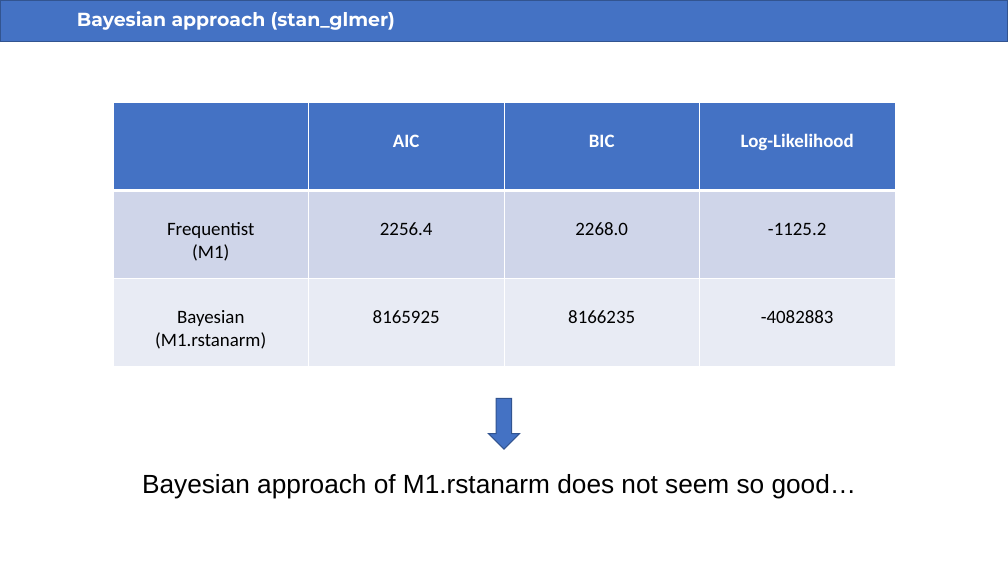
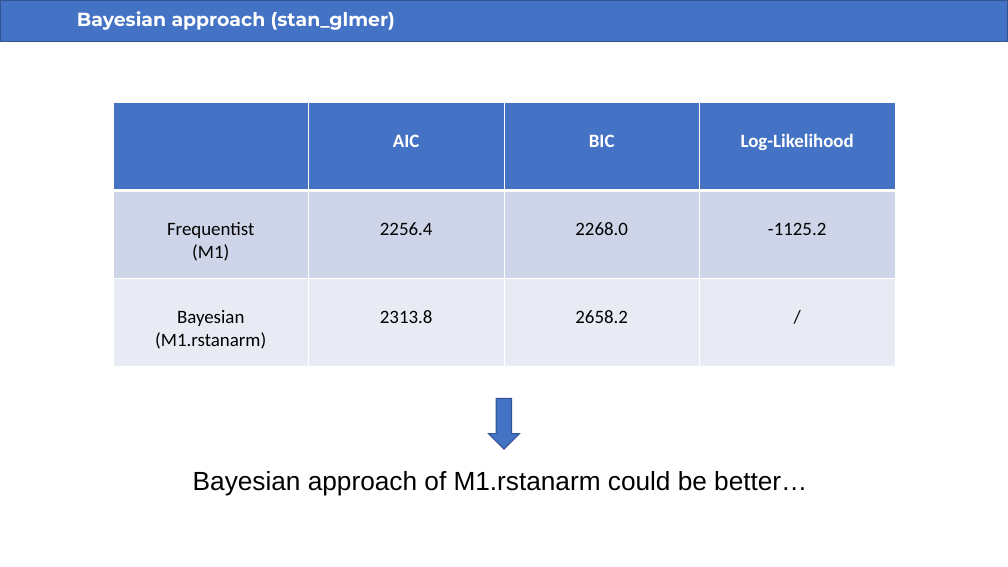
Before and after one commit to saraserafino/UVB-exposure-on-melanoma-mortality, a slide deck: slide 16 of UVB-exposure-on-melanoma-mortality.pptx. Drawn at 1008x567 pixels with LibreOffice and Linux fonts; fonts in the diff are those of the drawing. Boxes give left, top, right and bottom in pixels: in the first picture for what was removed or moved away, otherwise in the second. Text is boxed around its words. In the diff, an @@ line names an element or a change of style, - is before the commit and + after.

```diff
--- a/UVB-exposure-on-melanoma-mortality.pptx
+++ b/UVB-exposure-on-melanoma-mortality.pptx
@@ table at [113,103,896,366] @@
-row 3: Bayesian (M1.rstanarm) | 8165925 | 8166235 | -4082883
+row 3: Bayesian (M1.rstanarm) | 2313.8 | 2658.2 | /
@@ text at [193,471,807,496]: text changed @@
-Bayesian approach of M1.rstanarm does not seem so good…
+Bayesian approach of M1.rstanarm could be better…
```
Also in this commit, not shown: 7 other slides changed, 8 other files.
